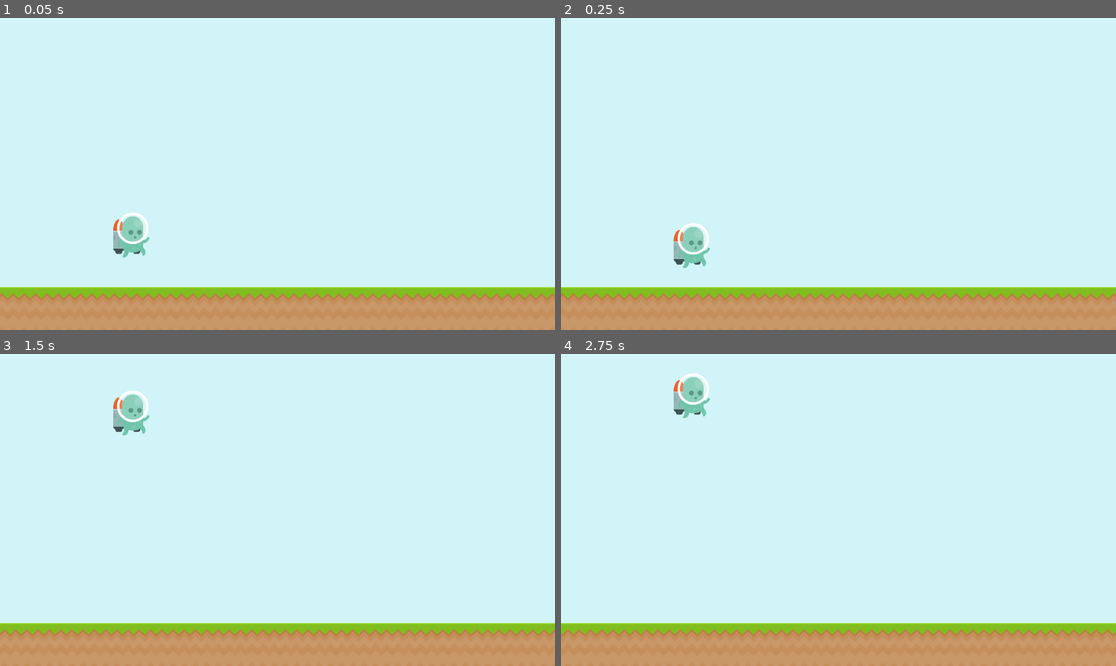
Above: before the commit, frames 1-4 (two rows, left to right).
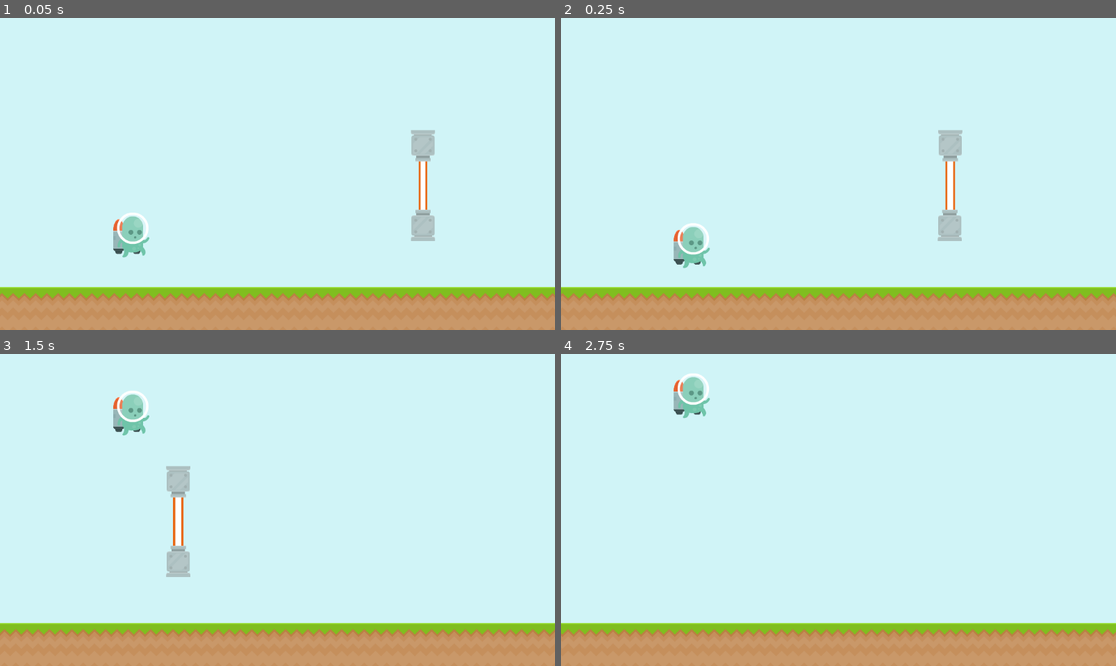
Above: after the commit, the same moments.

Repository: dsaltares/20-game-challenge
Game: Godot game, scene res://main.tscn
The game is run twice, just before and just after one commit, with the same random seed, the same clock (stepped at 60 frames per second) and the same inputs.
Inputs:
- Up to frame 1 (0.05 s): no input
- Up to frame 2 (0.25 s): no input
- Up to frame 3 (1.5 s): hold Space (boost) 0.53-1.28 s; tap Space (boost) at 1.35 s
- Up to frame 4 (2.75 s): hold Space (boost) from 2.03 s (still down)

The runs differ from the first frame. In frame 1, 1.0% of the frame differs, in the area x 74-79%, y 35-72%; in frame 2, 1.1%; in frame 3, 1.1%, in the area x 29-35%, y 35-72%; in frame 4, nothing differs.

Commit message:
feat: 02 - laser tool

Diff:
--- /dev/null
+++ b/02-jetpack-joyride-clone/laser.gd
@@ -0,0 +1,33 @@
+@tool
+class_name Laser
+extends Node2D
+
+
+@export var length := 70 : set = _set_length
+@export var orientation := Orientation.VERTICAL : set = _set_orientation
+
+@onready var laser_beam: LaserBeam = %LaserBeam
+@onready var start: Sprite2D = %Start
+@onready var end: Sprite2D = %End
+@onready var pivot: Node2D = %Pivot
+
+func _ready() -> void:
+	_relayout()
+
+func _set_length(new_length: int) -> void:
+	length = new_length
+	_relayout()
+
+func _set_orientation(new_orientation: Orientation) -> void:
+	orientation = new_orientation
+	_relayout()
+
+func _relayout() -> void:
+	if not laser_beam or not start or not end:
+		return
+
+	laser_beam.length = length
+	var emitter_height := start.texture.get_height() * start.scale.y
+	start.position.y = -length * 0.5 - emitter_height * 0.5 + 5
+	end.position.y = length * 0.5 + emitter_height * 0.5 - 5
+	pivot.rotation_degrees = 0.0 if orientation == Orientation.VERTICAL else 90.0
--- /dev/null
+++ b/02-jetpack-joyride-clone/laser.tscn
@@ -0,0 +1,25 @@
+[gd_scene load_steps=4 format=3 uid="uid://drsn11epqk0lb"]
+
+[ext_resource type="Script" path="res://laser.gd" id="1_u2khv"]
+[ext_resource type="PackedScene" uid="uid://dgvuvrj07asms" path="res://laser_beam.tscn" id="1_y0blo"]
+[ext_resource type="Texture2D" uid="uid://ds3wp7d2gm7kn" path="res://assets/laserUpShoot.png" id="2_4cfpw"]
+
+[node name="Laser" type="Node2D"]
+script = ExtResource("1_u2khv")
+
+[node name="Pivot" type="Node2D" parent="."]
+unique_name_in_owner = true
+
+[node name="LaserBeam" parent="Pivot" instance=ExtResource("1_y0blo")]
+unique_name_in_owner = true
+
+[node name="Start" type="Sprite2D" parent="Pivot"]
+unique_name_in_owner = true
+position = Vector2(0, -65)
+rotation = -3.14159
+texture = ExtResource("2_4cfpw")
+
+[node name="End" type="Sprite2D" parent="Pivot"]
+unique_name_in_owner = true
+position = Vector2(0, 65)
+texture = ExtResource("2_4cfpw")
--- /dev/null
+++ b/02-jetpack-joyride-clone/laser_beam.gd
@@ -0,0 +1,20 @@
+@tool
+class_name LaserBeam
+extends StaticBody2D
+
+@export var length := 70 : set = _set_length
+
+@onready var collision_shape: CollisionShape2D = $CollisionShape2D
+@onready var sprite: Sprite2D = $Graphics/Sprite2D
+@onready var animation_player: AnimationPlayer = $AnimationPlayer
+
+func _ready() -> void:
+	_set_length(length)
+	animation_player.play('glow')
+
+func _set_length(new_length: int) -> void:
+	length = new_length
+	var scale_y := float(length) / float(sprite.texture.get_height())
+	print('new_scale ', scale_y)
+	sprite.scale.y = scale_y
+	collision_shape.scale.y = scale_y
--- /dev/null
+++ b/02-jetpack-joyride-clone/laser_beam.tscn
@@ -0,0 +1,61 @@
+[gd_scene load_steps=7 format=3 uid="uid://dgvuvrj07asms"]
+
+[ext_resource type="Script" path="res://laser_beam.gd" id="1_p6jhd"]
+[ext_resource type="Texture2D" uid="uid://b4hy6q3ck2vob" path="res://assets/laserRedVertical.png" id="2_4k1hj"]
+
+[sub_resource type="RectangleShape2D" id="RectangleShape2D_xmmkr"]
+size = Vector2(18, 70)
+
+[sub_resource type="Animation" id="Animation_o72jy"]
+resource_name = "glow"
+loop_mode = 1
+tracks/0/type = "value"
+tracks/0/imported = false
+tracks/0/enabled = true
+tracks/0/path = NodePath("Graphics:scale")
+tracks/0/interp = 1
+tracks/0/loop_wrap = true
+tracks/0/keys = {
+"times": PackedFloat32Array(0, 0.5, 1),
+"transitions": PackedFloat32Array(1, 1, 1),
+"update": 0,
+"values": [Vector2(1, 1), Vector2(1.25, 1), Vector2(1, 1)]
+}
+
+[sub_resource type="Animation" id="Animation_bcgro"]
+length = 0.001
+tracks/0/type = "value"
+tracks/0/imported = false
+tracks/0/enabled = true
+tracks/0/path = NodePath("Graphics:scale")
+tracks/0/interp = 1
+tracks/0/loop_wrap = true
+tracks/0/keys = {
+"times": PackedFloat32Array(0),
+"transitions": PackedFloat32Array(1),
+"update": 0,
+"values": [Vector2(1, 1)]
+}
+
+[sub_resource type="AnimationLibrary" id="AnimationLibrary_yd4yr"]
+_data = {
+"RESET": SubResource("Animation_bcgro"),
+"glow": SubResource("Animation_o72jy")
+}
+
+[node name="LaserBeam" type="StaticBody2D"]
+script = ExtResource("1_p6jhd")
+
+[node name="CollisionShape2D" type="CollisionShape2D" parent="."]
+shape = SubResource("RectangleShape2D_xmmkr")
+
+[node name="Graphics" type="Node2D" parent="."]
+
+[node name="Sprite2D" type="Sprite2D" parent="Graphics"]
+texture = ExtResource("2_4k1hj")
+
+[node name="AnimationPlayer" type="AnimationPlayer" parent="."]
+libraries = {
+"": SubResource("AnimationLibrary_yd4yr")
+}
+autoplay = "glow"
--- a/02-jetpack-joyride-clone/main.tscn
+++ b/02-jetpack-joyride-clone/main.tscn
@@ -1,9 +1,10 @@
-[gd_scene load_steps=6 format=3 uid="uid://dyv6os10jsnro"]
+[gd_scene load_steps=7 format=3 uid="uid://dyv6os10jsnro"]
 
 [ext_resource type="PackedScene" uid="uid://ts2wqcuq3i6v" path="res://player.tscn" id="1_j3nec"]
 [ext_resource type="Texture2D" uid="uid://dnvr7hijw6brv" path="res://assets/bg.png" id="1_m4b0r"]
 [ext_resource type="PackedScene" uid="uid://ch0k1yinipod2" path="res://infinite_ground.tscn" id="2_r17sh"]
 [ext_resource type="PackedScene" uid="uid://cq8x25lkyk86a" path="res://game_camera.tscn" id="3_jxpp3"]
+[ext_resource type="PackedScene" uid="uid://drsn11epqk0lb" path="res://laser.tscn" id="5_jypr3"]
 
 [sub_resource type="WorldBoundaryShape2D" id="WorldBoundaryShape2D_l1ooc"]
 
@@ -34,3 +35,7 @@
 position = Vector2(150, 325)
 offset = Vector2(300, 0)
 target = NodePath("../Player")
+
+[node name="Laser" parent="." instance=ExtResource("5_jypr3")]
+position = Vector2(769, 349)
+length = 100
--- a/02-jetpack-joyride-clone/player.gd
+++ b/02-jetpack-joyride-clone/player.gd
@@ -6,6 +6,8 @@
 @export var horizontal_speed := 350.0
 
 @onready var animated_sprite: AnimatedSprite2D = $AnimatedSprite2D
+@onready var start_pos := global_position
+
 
 func _physics_process(delta: float) -> void:
 	_update_movement(delta)
Binary file added: 02-jetpack-joyride-clone/assets/laserRedVertical.png
Not shown, added: 02-jetpack-joyride-clone/assets/laserRedVertical.png.import
Binary file added: 02-jetpack-joyride-clone/assets/laserUpShoot.png
Not shown, added: 02-jetpack-joyride-clone/assets/laserUpShoot.png.import
